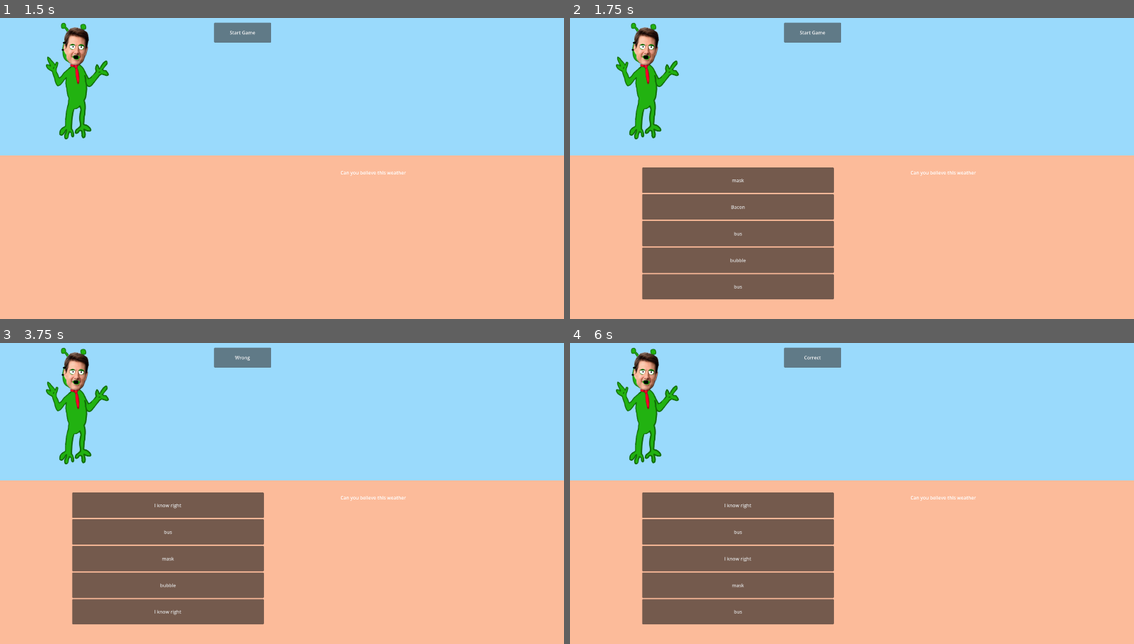
Above: before the commit, frames 1-4 (two rows, left to right).
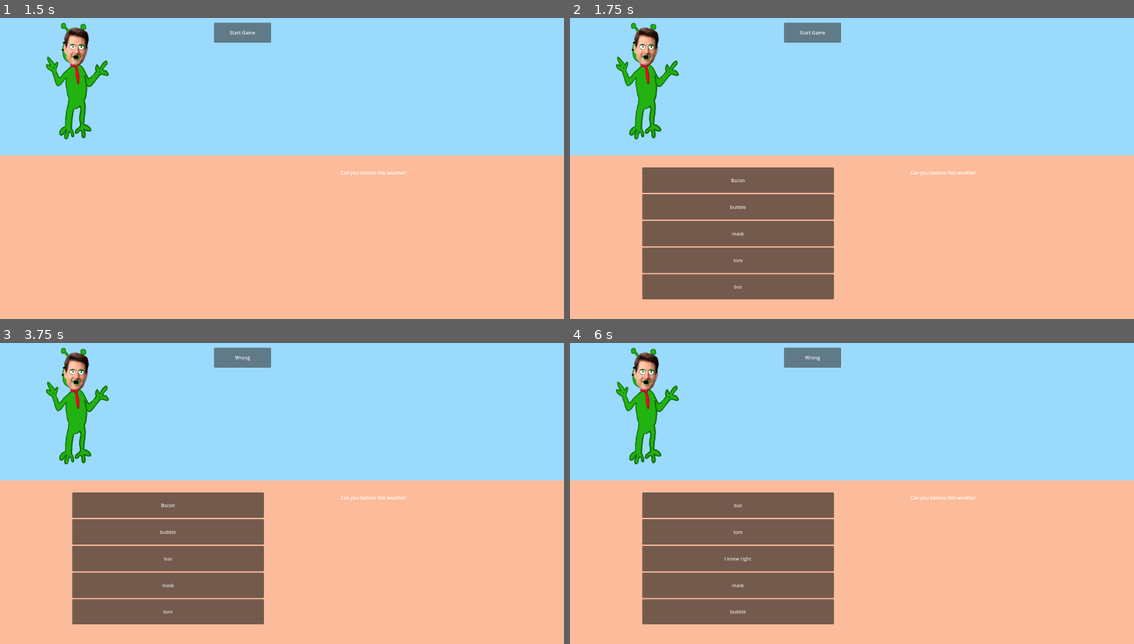
Above: after the commit, the same moments.

Repository: noelbarrot/global-game-jam-2026
Game: Godot game, scene res://Scenes/office_level.tscn
The game is run twice, just before and just after one commit, with the same random seed, the same clock (stepped at 60 frames per second) and the same inputs.
Inputs:
- Up to frame 1 (1.5 s): click "Start Game" at 0.5 s; click "Start Game" at 1.25 s
- Up to frame 2 (1.75 s): no input
- Up to frame 3 (3.75 s): click "mask" at 2 s; click "Wrong" at 2.75 s; click "Wrong" at 3.5 s
- Up to frame 4 (6 s): click "I know right" (after the commit: "Bacon") at 4.25 s; click "Correct" (after the commit: "Wrong") at 5 s; click "Correct" (after the commit: "Wrong") at 5.75 s

Frame 1 is identical in both runs. In frame 2, less than 0.1% of the frame differs, in the area x 28-32%, y 53-82%; in frame 3, 0.1%, in the area x 27-33%, y 53-91%; in frame 4, less than 0.1%.

Commit message:
Started Polish of dialogue

Diff:
--- a/Scripts/alien.gd
+++ b/Scripts/alien.gd
@@ -21,20 +21,25 @@
 	#Check if correct reply is in alien vocabulary and if so add it do answer options.
 	var correctReply : int = humanReplies.find(conversationManager.currentConversation.reply)
 	var humanReplySize: int = humanReplies.size()
+	var correctLine : String
 	if correctReply != -1:
-		var correctLine : String = humanReplies[correctReply].line
+		correctLine = humanReplies[correctReply].line
 		dialogueOptions.append(correctLine)
 
 	#Check if there are any human replies available and add up to two to answer options randomly
 	if humanReplySize > 0:
 		if humanReplySize == 1:
-			dialogueOptions.append(humanReplies[0].line)
+			if dialogueOptions.find(humanReplies[0].line) == -1:
+				dialogueOptions.append(humanReplies[0].line)
 		elif humanReplySize > 1:
 			var randHumanReplies : int = 2
 			while randHumanReplies > 0:
 				var randomIndex : int = randi_range(0,humanReplySize-1)
-				dialogueOptions.append(humanReplies[randomIndex].line)
-				randHumanReplies -= 1
+				var lineOption = humanReplies[randomIndex].line
+				if dialogueOptions.find(lineOption) == -1:
+					dialogueOptions.append(humanReplies[randomIndex].line)
+					randHumanReplies -1
+				else: randHumanReplies -= 1
 
 	#Fill rest of answer options with alien phrases
 	var dialogueOptionSize : int = dialogueOptions.size()
@@ -42,8 +47,11 @@
 	var arraySize : int = alienPhrases.size()
 	while optionTotal > 0:
 		var randomIndex : int = randi_range(0,arraySize-1)
-		dialogueOptions.append(alienPhrases[randomIndex])
-		optionTotal -=1
+		if dialogueOptions.find(alienPhrases[randomIndex]) == -1:
+			dialogueOptions.append(alienPhrases[randomIndex])
+			optionTotal -=1
+		else: continue
+
 	dialogueOptions.shuffle()
 	option1.text = dialogueOptions[0]
 	option2.text = dialogueOptions[1]
--- a/Scripts/conversation_manager.gd
+++ b/Scripts/conversation_manager.gd
@@ -38,7 +38,8 @@
 
 
 func _update_alien_replies() -> void:
-	Alien.humanReplies.append(currentConversation.reply)
+	if Alien.humanReplies.find(currentConversation.reply) == -1:
+		Alien.humanReplies.append(currentConversation.reply)
 	convoTimer.start()
 
 func _match_lines(correctReply:String, givenAnswer:String) -> void:
